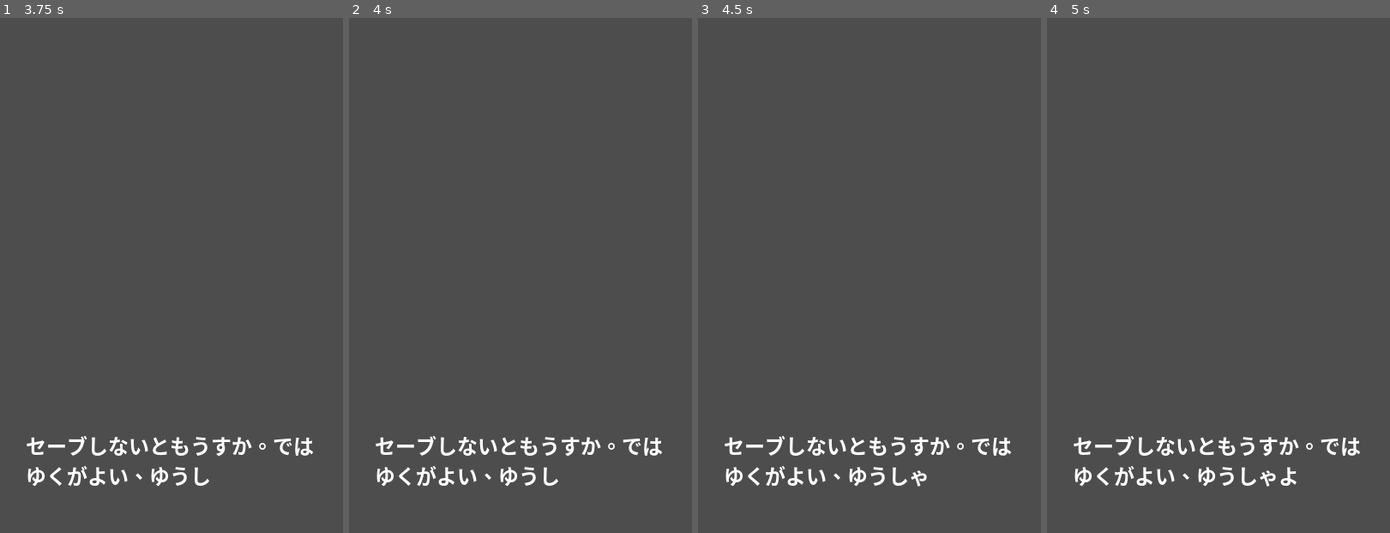
Above: before the commit, frames 1-4 (left to right).
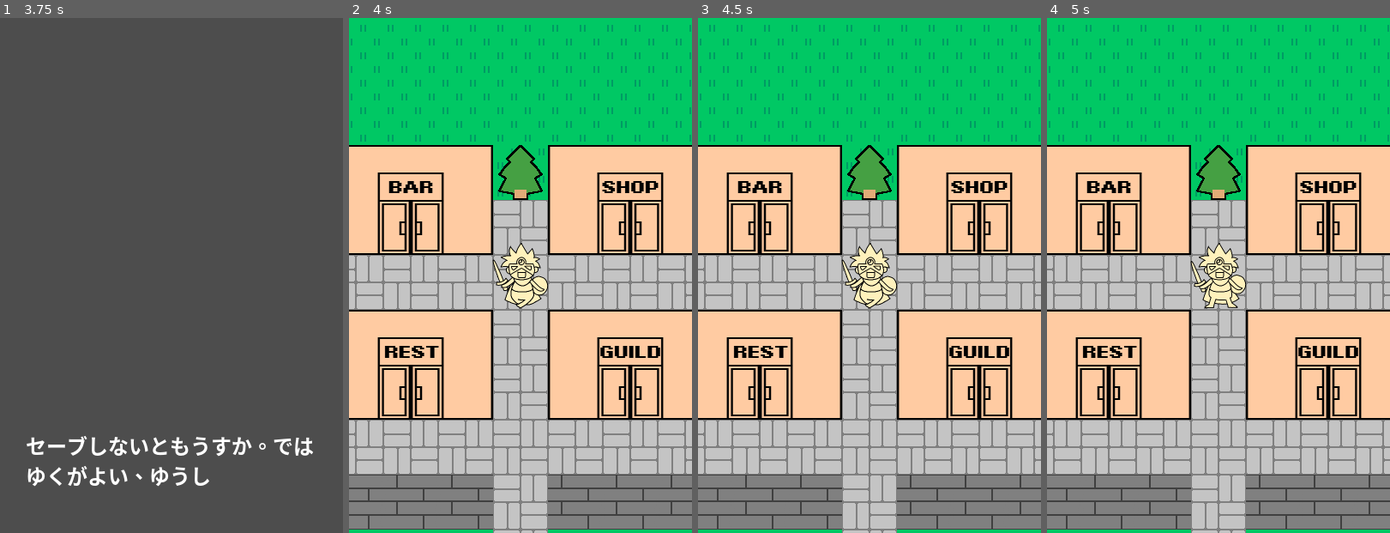
Above: after the commit, the same moments.

Repository: allgorilla/jutegame
Game: Godot game, scene res://scenes/CastleScene.tscn
Same seed, same stepped clock (60 frames per second), same inputs: the game is played once before the commit and once after it. This scene is started directly instead of the project's main scene.
Inputs (mouse positions are in pixels of both pictures, inside the frame that each line leads up to):
- Up to frame 1 (3.75 s): move the mouse to (246, 249) at 0.52 s; click (246, 249) at 0.67 s; move the mouse to (102, 301) at 1.27 s; click (102, 301) at 1.42 s; click "セーブする" at 2 s; click "もどる" at 2.75 s; move the mouse to (205, 162) at 3.52 s; click (205, 162) at 3.67 s
- Up to frame 2 (4 s): no input
- Up to frame 3 (4.5 s): move the mouse to (852, 378) at 4.27 s; click (852, 378) at 4.42 s
- Up to frame 4 (5 s): no input

Frame 1 is identical in both runs. In frame 2, 98% of the frame differs, in the area x 0-100%, y 0-100%; in frame 3, 98%; in frame 4, 98%.

Commit message:
MainMap.tscnとのリンクを修正。

Diff:
--- a/scripts/CastleScene.gd
+++ b/scripts/CastleScene.gd
@@ -61,4 +61,4 @@
 
 # マップへ戻る
 func return_to_map():
-	get_tree().change_scene_to_file("res://PlayerController.tscn")
+	get_tree().change_scene_to_file("res://scenes/MainMap.tscn")
